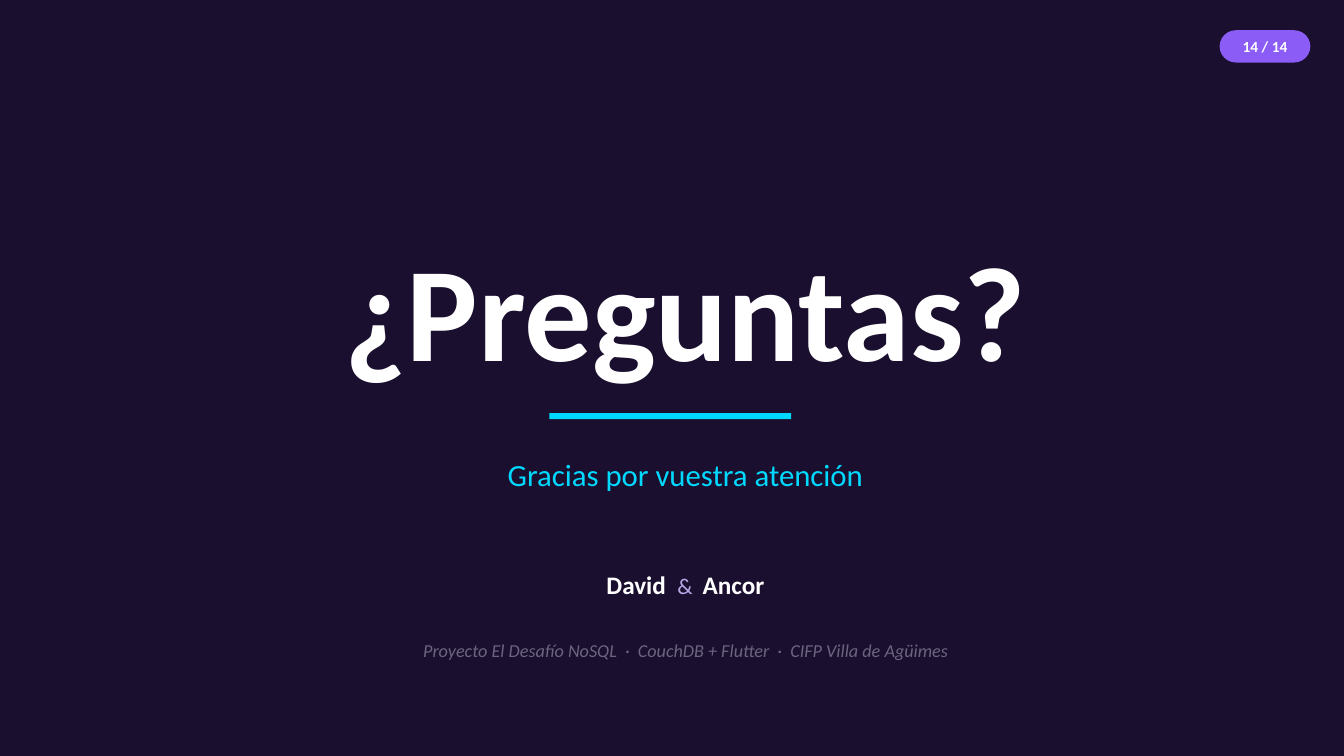
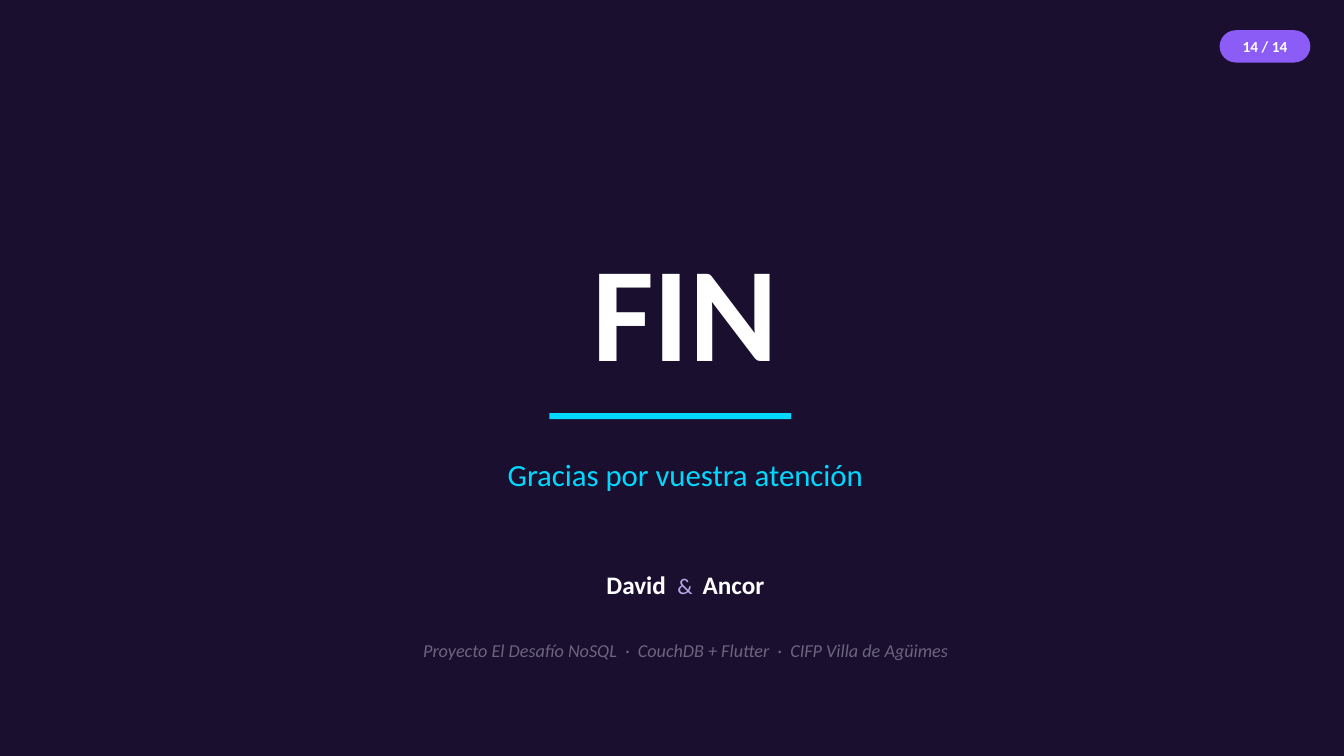
Before and after one commit to David2DAM/AEDcrudDavidAncor, a slide deck: slide 14 of docs/Presentacion_NoSQL_CouchDB.pptx. Drawn at 1344x756 pixels with LibreOffice and Linux fonts; fonts in the diff are those of the drawing. Boxes give left, top, right and bottom in pixels: in the first picture for what was removed or moved away, otherwise in the second. Text is boxed around its words. In the diff, an @@ line names an element or a change of style, - is before the commit and + after.

```diff
--- a/docs/Presentacion_NoSQL_CouchDB.pptx
+++ b/docs/Presentacion_NoSQL_CouchDB.pptx
@@ text at (592,274,778,361): text changed @@
-¿Preguntas?
+FIN
```
Also in this commit, not shown: 13 other slides changed, 1 other file.
